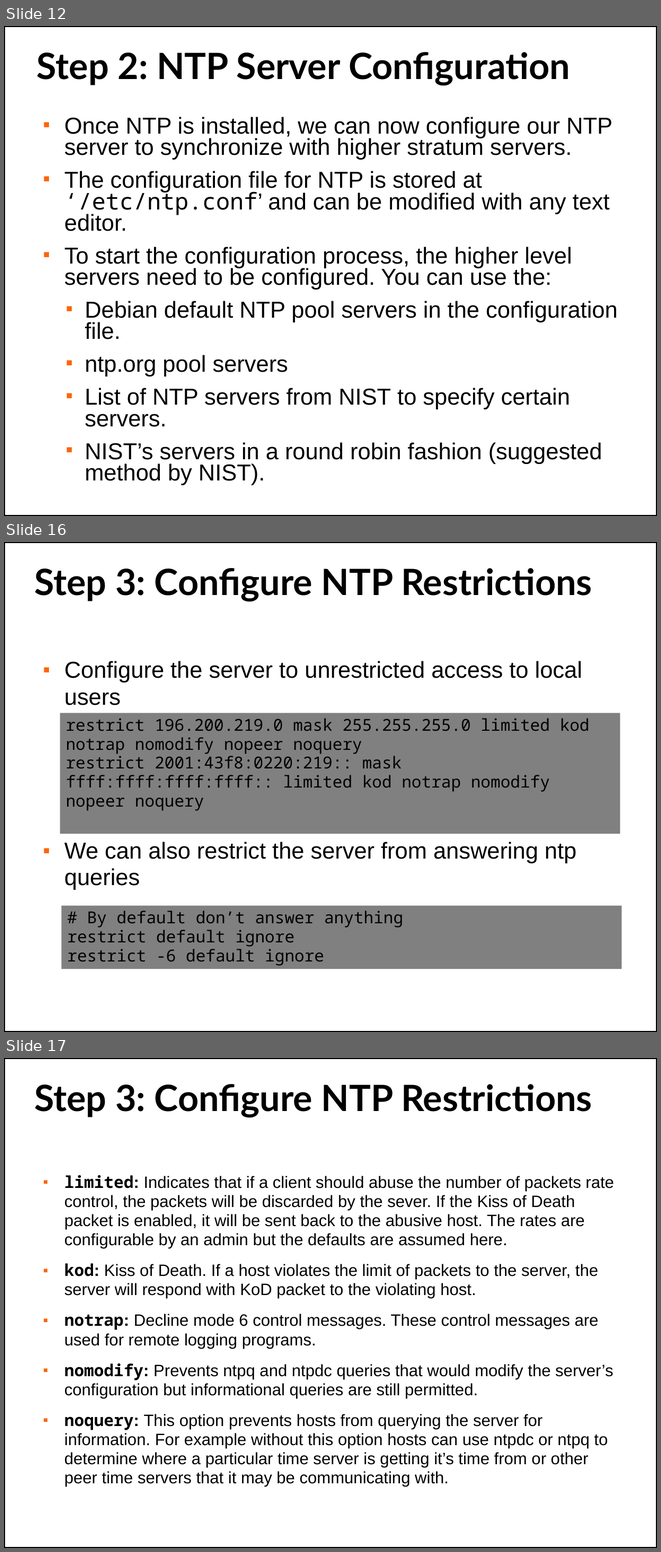
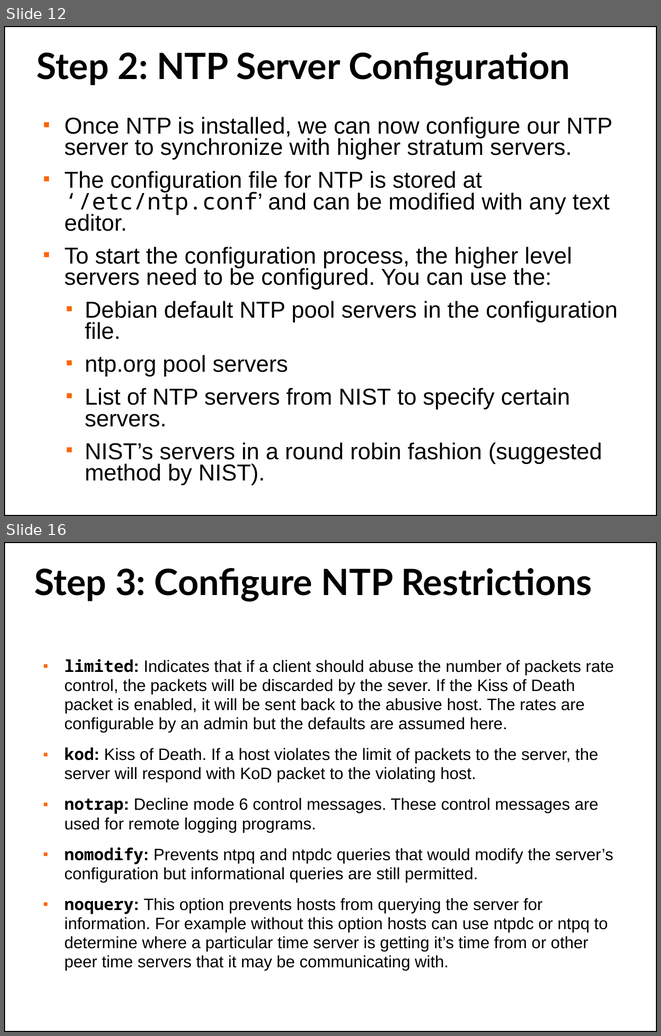
Before and after one commit to afnog/sse, a slide deck: ntp/ntp-service.pptx. Shown one above the other, each under a label of ours: slides 12, 16 and 17 before the commit, slides 12 and 16 after it; the slides between them are not shown. The pictures are 661x1552 and 661x1036 pixels, drawn with LibreOffice and Linux fonts; fonts in the diff are those of the drawing; background and template pictures are left out. Boxes give left, top, right and bottom in pixels: in the first picture for what was removed or moved away, otherwise in the second. Text is boxed around its words. In the diff, an @@ line names an element or a change of style, - is before the commit and + after.

```diff
--- a/ntp/ntp-service.pptx
+++ b/ntp/ntp-service.pptx
@@ slide 16 removed at <box>4,542,657,1032</box>, background picture (left out); not listed: 1 template element that a slide beside it also shows @@
@@ text removed at <box>34,568,592,602</box> @@
-Step 3: Configure NTP Restrictions
@@ text removed at <box>64,661,582,890</box> @@
-■ Configure the server to unrestricted access to local users
-■ We can also restrict the server from answering ntp queries
@@ rectangle removed at <box>60,713,620,834</box> @@
-restrict 196.200.219.0 mask 255.255.255.0 limited kod notrap nomodify nopeer noquery
-restrict 2001:43f8:0220:219:: mask ffff:ffff:ffff:ffff:: limited kod notrap nomodify nopeer noquery
@@ rectangle removed at <box>61,905,622,969</box> @@
-# By default don’t answer anything
-restrict default ignore
-restrict -6 default ignore
@@ what was slide 17 is now slide 16 @@
```
Also in this commit, not shown: 9 slides changed, 1 other file.
